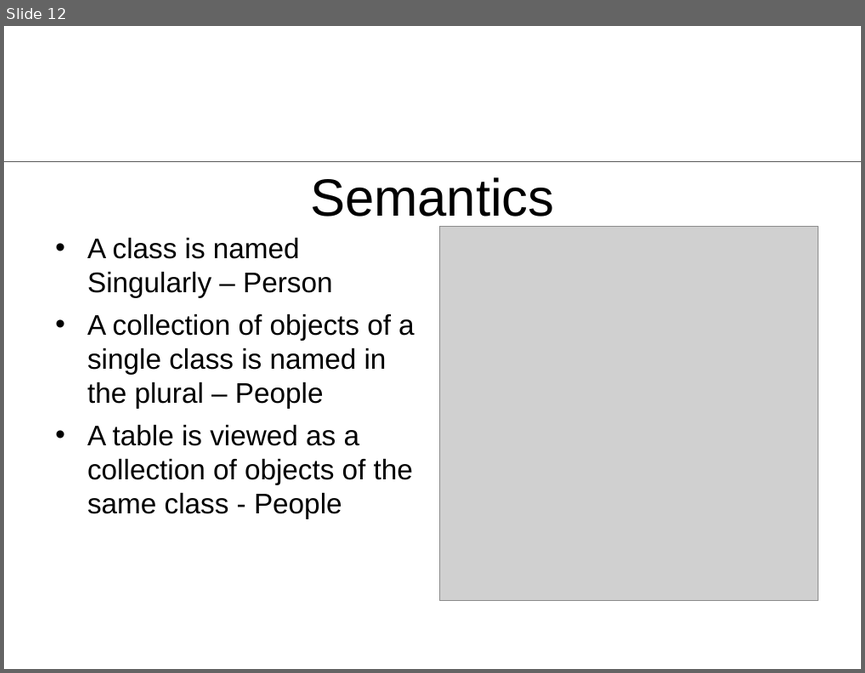
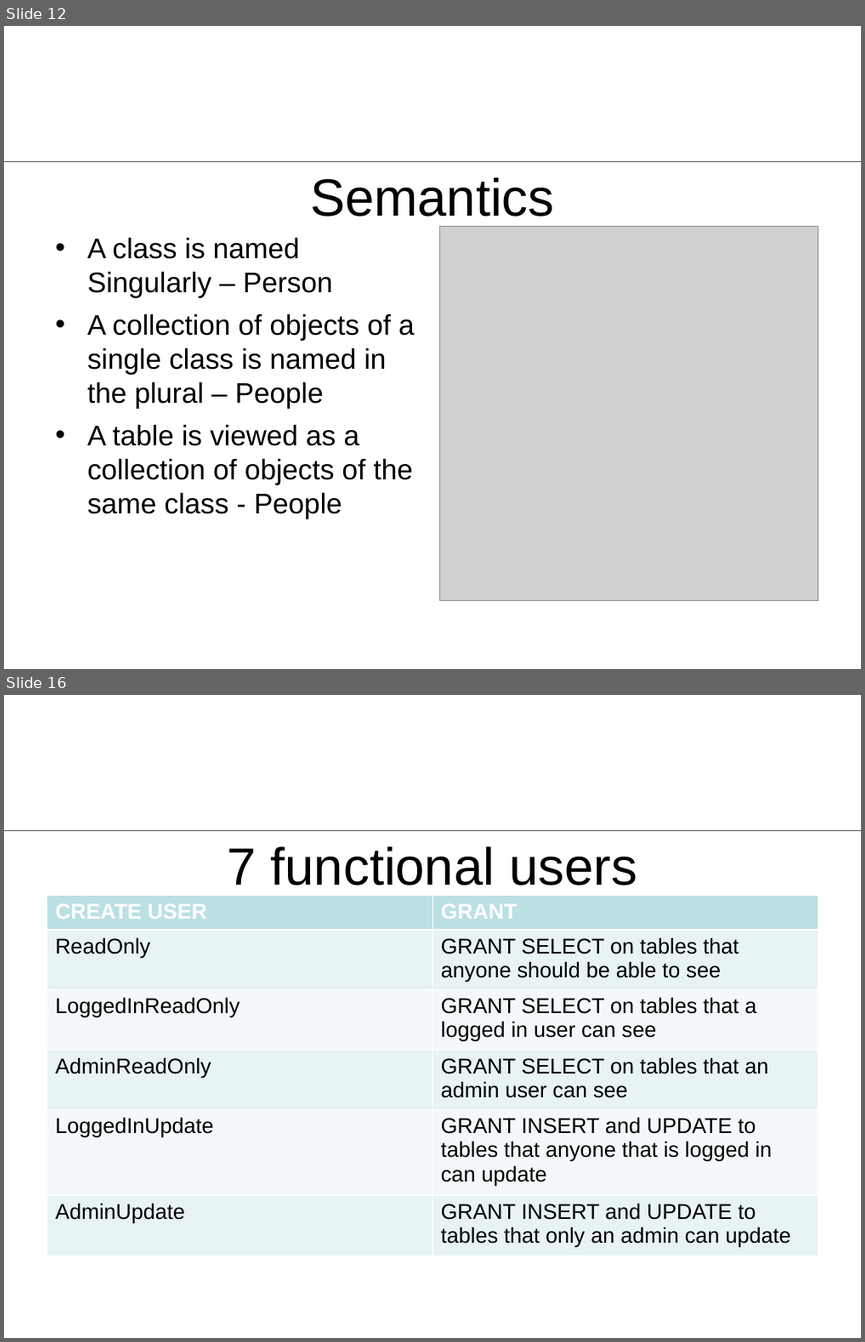
Before and after one commit to rhildred/addCustomer, a slide deck: docs/ActiveRecord.ppt. Shown one above the other, each under a label of ours: slide 12 before the commit, slides 12 and 16 after it; the slides between them are not shown. The pictures are 865x673 and 865x1342 pixels, drawn with LibreOffice and Linux fonts; fonts in the diff are those of the drawing; grey boxes stand for pictures; background and template pictures are left out. Boxes give left, top, right and bottom in pixels: in the first picture for what was removed or moved away, otherwise in the second. Text is boxed around its words. In the diff, an @@ line names an element or a change of style, - is before the commit and + after.

```diff
--- a/docs/ActiveRecord.ppt
+++ b/docs/ActiveRecord.ppt
@@ slide 16 added at <box>4,695,861,1338</box>, background #FFFFFF; not listed: 1 template element that a slide beside it also shows @@
@@ title added at <box>227,846,637,885</box>, 44 pt, text #000000 @@
+7 functional users
@@ table added at <box>46,895,818,1254</box>, 6 rows, 2 columns @@
+CREATE USER | GRANT
+ReadOnly | GRANT SELECT on tables that anyone should be able to see
+LoggedInReadOnly | GRANT SELECT on tables that a logged in user can see
+AdminReadOnly | GRANT SELECT on tables that an admin user can see
+LoggedInUpdate | GRANT INSERT and UPDATE to tables that anyone that is logged in can update
+AdminUpdate | GRANT INSERT and UPDATE to tables that only an admin can update
```
Also in this commit, not shown: 2 slides changed, 7 other slides added, 15 other files.
